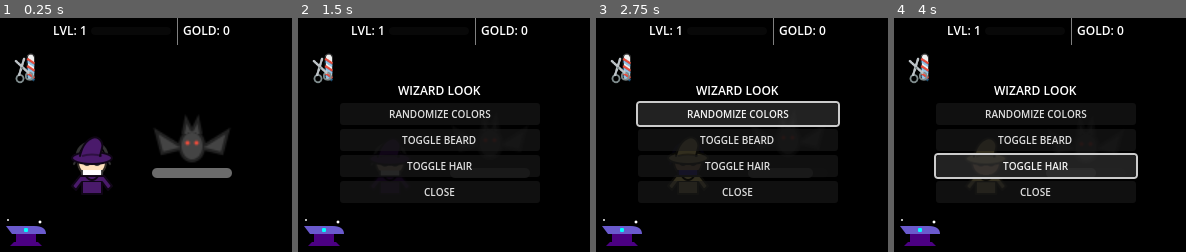
Above: before the commit, frames 1-4 (left to right).
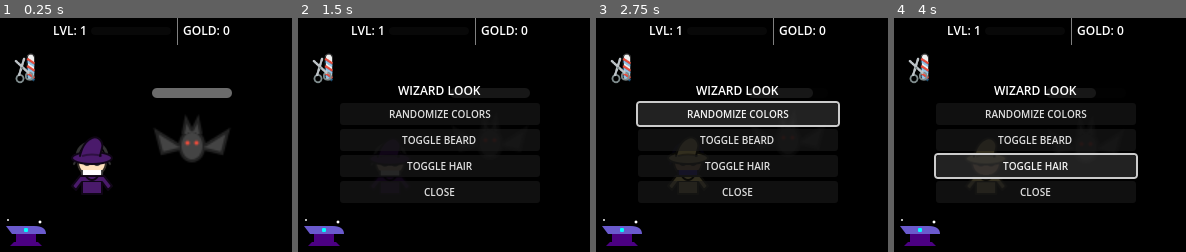
Above: after the commit, the same moments.

Repository: dgcarlucci/cast-lock
Game: Godot game, scene res://scenes/Main.tscn
The game is run twice, just before and just after one commit, with the same random seed, the same clock (stepped at 60 frames per second) and the same inputs.
Inputs (mouse positions are in pixels of both pictures, inside the frame that each line leads up to):
- Up to frame 1 (0.25 s): no input
- Up to frame 2 (1.5 s): click (324, 233) at 0.5 s; click (318, 67) at 1.25 s
- Up to frame 3 (2.75 s): click "RANDOMIZE COLORS" at 2 s
- Up to frame 4 (4 s): click "TOGGLE BEARD" at 2.75 s; click "TOGGLE HAIR" at 3.5 s

The runs differ from the first frame. In frame 1, 2.3% of the frame differs, in the area x 52-80%, y 29-69%; in frame 2, less than 0.1%; in frame 3, less than 0.1%; in frame 4, less than 0.1%.

Commit message:
fix: move enemy health bar to prevent overlap

Diff:
--- a/scenes/Main.tscn
+++ b/scenes/Main.tscn
@@ -1,8 +1,8 @@
-[gd_scene load_steps=5 format=3]
+[gd_scene load_steps=5 format=3 uid="uid://52ed5ny5yoax"]
 
-[ext_resource type="Script" path="res://scripts/Main.gd" id="1_x8b7q"]
-[ext_resource type="PackedScene" path="res://scenes/Wizard.tscn" id="2_x8b7r"]
-[ext_resource type="PackedScene" path="res://scenes/UI_Overlay.tscn" id="3_x8b7s"]
+[ext_resource type="Script" uid="uid://cepcahmwvq4go" path="res://scripts/Main.gd" id="1_x8b7q"]
+[ext_resource type="PackedScene" uid="uid://d1g8x7k8p6j1m" path="res://scenes/Wizard.tscn" id="2_x8b7r"]
+[ext_resource type="PackedScene" uid="uid://c1g8x7k8p6j1n" path="res://scenes/UI_Overlay.tscn" id="3_x8b7s"]
 [ext_resource type="PackedScene" path="res://scenes/Enemy.tscn" id="4_enemy"]
 
 [node name="Main" type="Node2D"]
--- a/scenes/UI_Overlay.tscn
+++ b/scenes/UI_Overlay.tscn
@@ -87,9 +87,9 @@
 [node name="PlaterBar" type="ProgressBar" parent="."]
 layout_mode = 0
 offset_left = 160.0
-offset_top = 150.0
+offset_top = 70.0
 offset_right = 240.0
-offset_bottom = 160.0
+offset_bottom = 80.0
 value = 100.0
 show_percentage = false
 
Not shown, added: resources/bat_sprite.svg.import
Not shown, added: resources/ghost_sprite.svg.import
Not shown, added: scripts/Enemy.gd.uid
